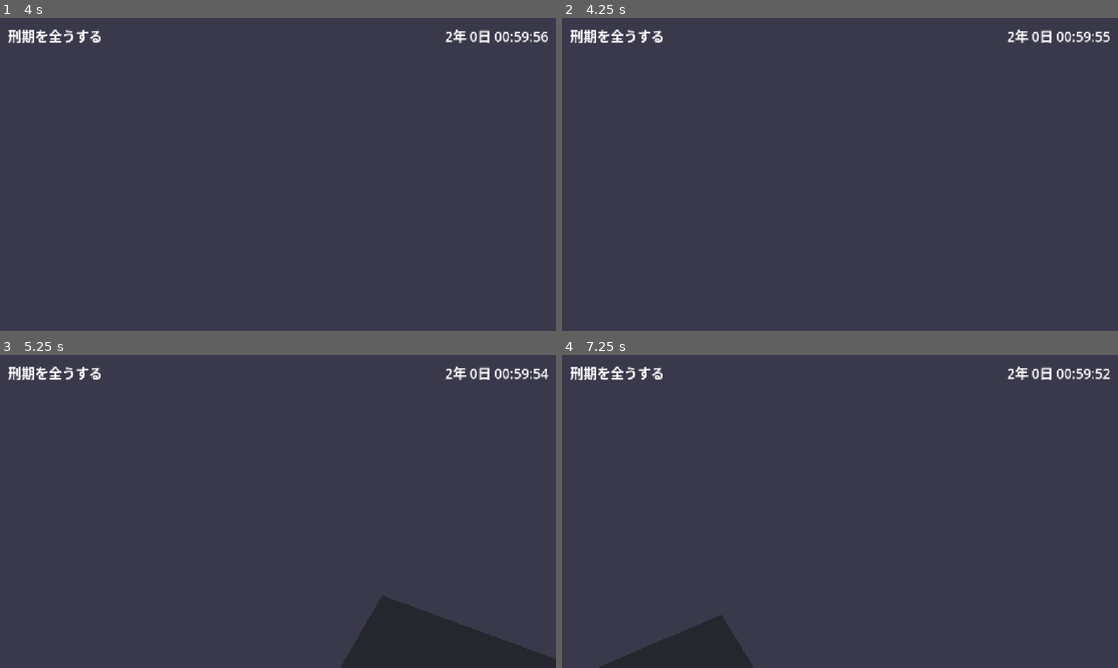
Above: before the commit, frames 1-4 (two rows, left to right).
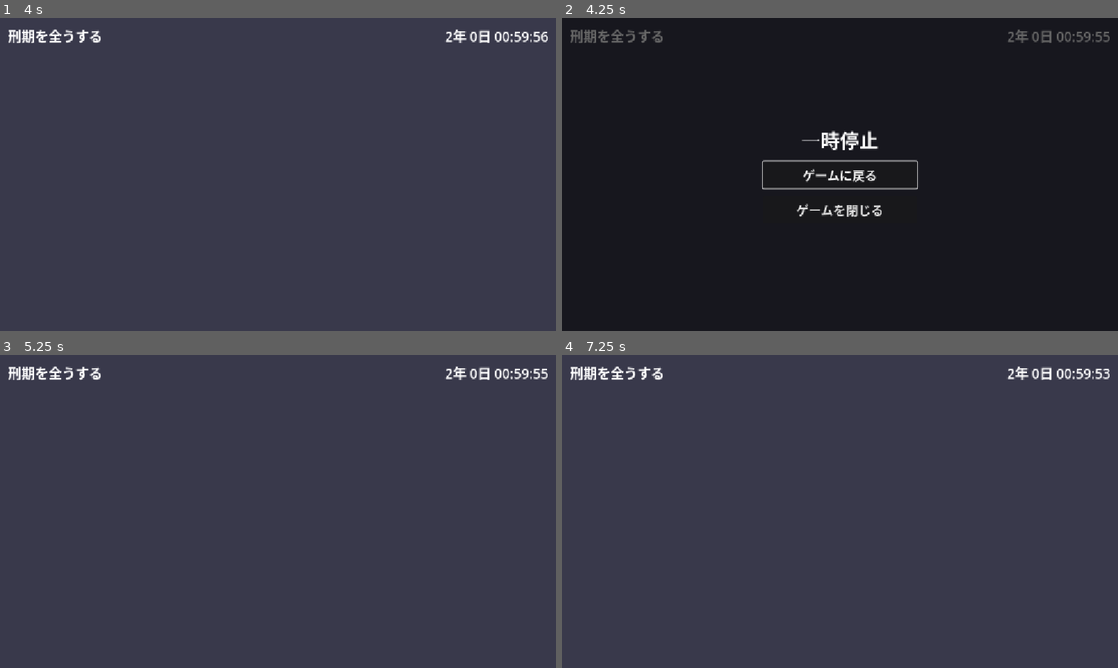
Above: after the commit, the same moments.

Repository: shuhei0916/all-about-time
Game: Godot game, scene res://src/main.tscn
The game is run twice, just before and just after one commit, with the same random seed, the same clock (stepped at 60 frames per second) and the same inputs.
Inputs (mouse positions are in pixels of both pictures, inside the frame that each line leads up to):
- Up to frame 1 (4 s): tap Enter at 0.5, 2.75 s; move the mouse to (305, 174) at 0.52 s; hold B (build) 0.53-1.28 s; hold W (move_forward) from 0.53 s (still down); click (305, 174) at 0.67 s; move the mouse to (250, 174) at 1.27 s; tap E (interact) at 1.35 s; click (250, 174) at 1.42 s; tap Space at 2, 3.5 s; move the mouse to (289, 168) at 2.02 s; hold Shift 2.03-2.78 s; click (289, 168) at 2.17 s; move the mouse to (272, 180) at 2.77 s; tap Alt at 2.85 s; click (272, 180) at 2.92 s; move the mouse to (316, 177) at 3.52 s; tap Ctrl at 3.6 s; click (316, 177) at 3.67 s
- Up to frame 2 (4.25 s): keep holding W (move_forward); tap Escape (ui_cancel) at 4.15 s
- Up to frame 3 (5.25 s): release W (move_forward) at 4.25 s; drag from (111, 464) to (194, 433) at 4.27 s; click (278, 511) at 5 s, where only the run after the commit has a clickable "ゲームに戻る"
- Up to frame 4 (7.25 s): tap Enter at 5.75 s; move the mouse to (845, 511) at 5.77 s; hold W (move_forward) 5.78-6.53 s; tap 9 at 5.85 s; click (845, 511) at 5.92 s; tap Space at 6.5 s; move the mouse to (817, 505) at 6.52 s; hold D (move_right) from 6.53 s (still down); tap B (build) at 6.6 s; click (817, 505) at 6.67 s

Frame 1 is identical in both runs. In frame 2, 100% of the frame differs, in the area x 0-100%, y 0-100%; in frame 3, 5.0%; in frame 4, 2.4%.

Commit message:
メインシーンにEscメニューを置き、「ゲームを閉じる」でゲームを終えるようにした
Escでマウスカーソルを解放する処理はPlayerからPauseMenuに移した。

Co-Authored-By: Claude Opus 5.5 <noreply@anthropic.com>

Diff:
--- a/src/game.gd
+++ b/src/game.gd
@@ -6,6 +6,8 @@
 @export var bed: Bed
 @export var door: Door
 @export var hud: Hud
+## Esc で開く一時停止メニュー。
+@export var pause_menu: PauseMenu
 @export var player: Player
 ## 拾える道具。拾うと今の人生の持ち物に入り、次の人生で元の場所に戻る。
 @export var pickups: Array[ItemPickup] = []
@@ -31,6 +33,8 @@
 		bed.interacted.connect(serve_sentence)
 	for pickup in pickups:
 		pickup.picked_up.connect(_on_item_picked_up)
+	if pause_menu:
+		pause_menu.quit_requested.connect(quit_game)
 
 
 func _process(delta: float) -> void:
@@ -89,6 +93,11 @@
 	return Vector2(offset.x, offset.z).length() < reach
 
 
+## ゲームを終える。Esc メニューの「ゲームを閉じる」から呼ばれる。
+func quit_game() -> void:
+	get_tree().quit()
+
+
 ## 刑期を全うする。ベッドから呼ばれる。出所できるようドアを開ける。
 func serve_sentence() -> void:
 	cycle.life.serve_sentence()
--- a/src/main.tscn
+++ b/src/main.tscn
@@ -7,6 +7,7 @@
 [ext_resource type="Script" uid="uid://dwv8sopp3yl3g" path="res://src/ui/hud.gd" id="5_hud"]
 [ext_resource type="Script" uid="uid://bmqiisy6xyvd2" path="res://src/world/item_pickup.gd" id="6_pickup"]
 [ext_resource type="PackedScene" path="res://src/world/shop.tscn" id="7_shop"]
+[ext_resource type="Script" path="res://src/ui/pause_menu.gd" id="8_pause_menu"]
 
 [sub_resource type="Environment" id="env"]
 background_mode = 1
@@ -63,11 +64,12 @@
 [sub_resource type="StandardMaterial3D" id="mat_fence"]
 albedo_color = Color(0.22, 0.2, 0.2, 1)
 
-[node name="Game" type="Node3D" unique_id=125477149 node_paths=PackedStringArray("bed", "door", "hud", "player", "pickups")]
+[node name="Game" type="Node3D" unique_id=125477149 node_paths=PackedStringArray("bed", "door", "hud", "pause_menu", "player", "pickups")]
 script = ExtResource("1_game")
 bed = NodePath("Prison/Bed")
 door = NodePath("Prison/Door")
 hud = NodePath("Hud")
+pause_menu = NodePath("PauseMenu")
 player = NodePath("Player")
 pickups = [NodePath("Yard/Cigarette"), NodePath("Yard/Rope")]
 later_spawn_position = Vector3(60, 0.1, 9)
@@ -246,3 +248,6 @@
 
 [node name="Hud" type="CanvasLayer" parent="." unique_id=630867235]
 script = ExtResource("5_hud")
+
+[node name="PauseMenu" type="CanvasLayer" parent="."]
+script = ExtResource("8_pause_menu")
--- a/src/player/player.gd
+++ b/src/player/player.gd
@@ -1,6 +1,7 @@
 class_name Player
 extends CharacterBody3D
 ## 一人称視点のプレイヤー。WASD で移動、マウスで視点、E で正面の物に働きかける。
+## Esc でのマウスカーソルの解放は PauseMenu が受け持つ。
 
 const SPEED := 4.0
 const MOUSE_SENSITIVITY := 0.002
@@ -47,8 +48,6 @@
 		_look(event.relative)
 	elif event.is_action_pressed("interact"):
 		_try_interact()
-	elif event.is_action_pressed("ui_cancel"):
-		Input.mouse_mode = Input.MOUSE_MODE_VISIBLE
 	elif event is InputEventMouseButton and event.pressed:
 		Input.mouse_mode = Input.MOUSE_MODE_CAPTURED
 
--- a/test/integration/test_main_scene.gd
+++ b/test/integration/test_main_scene.gd
@@ -101,3 +101,13 @@
 	var shop: Building = game.buildings[0]
 	simulate(shop, 10, 1.0)
 	assert_true(shop.is_emerged())
+
+
+func test_メインシーンにはEscメニューが配線されている():
+	var game := _load_game()
+	assert_not_null(game.pause_menu)
+
+
+func test_メインシーンではEscメニューの終了の要求でゲームを終える():
+	var game := _load_game()
+	assert_true(game.pause_menu.quit_requested.is_connected(game.quit_game))
